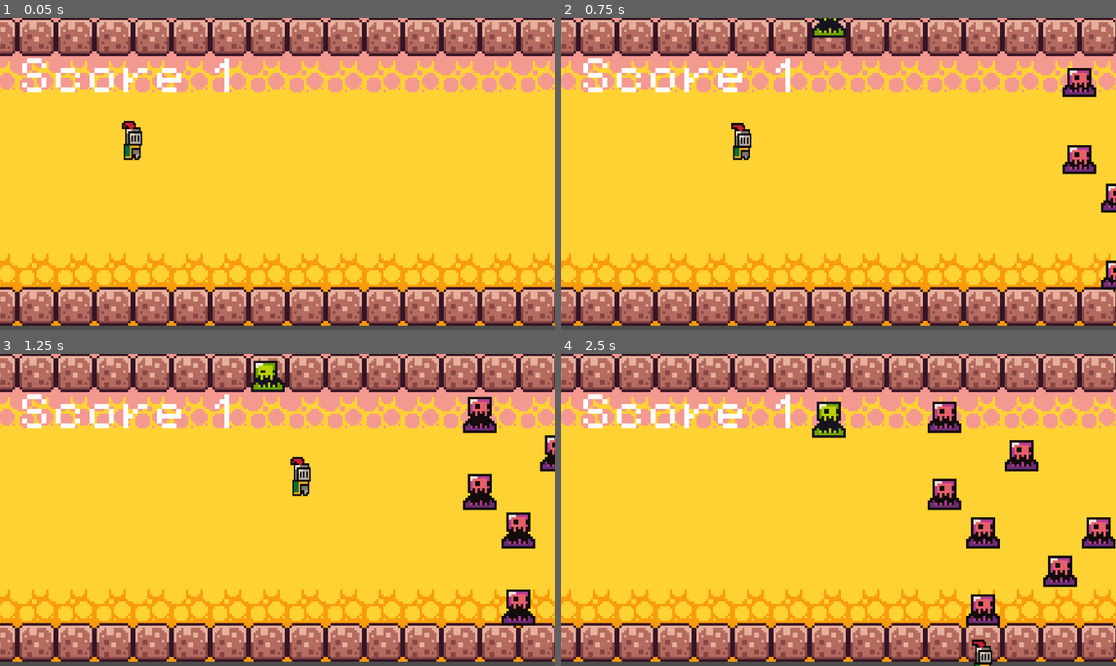
Above: before the commit, frames 1-4 (two rows, left to right).
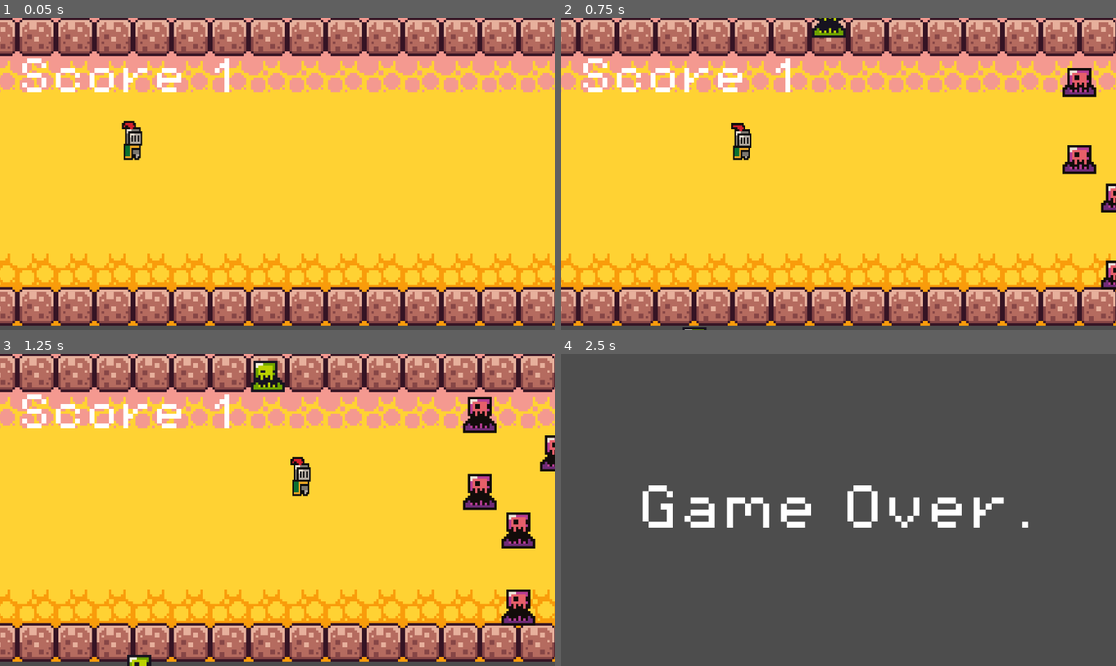
Above: after the commit, the same moments.

Repository: UFOMUM/DTE-project
Game: Godot game, scene res://Game_(Fake).tscn
The game is run twice, just before and just after one commit, with the same random seed, the same clock (stepped at 60 frames per second) and the same inputs.
Inputs:
- Up to frame 1 (0.05 s): no input
- Up to frame 2 (0.75 s): hold Right (ui_right) from 0.53 s (still down)
- Up to frame 3 (1.25 s): keep holding Right (ui_right)
- Up to frame 4 (2.5 s): release Right (ui_right) at 1.28 s; hold Down (ui_down) 1.28-2.03 s; hold Right (ui_right) from 2.03 s (still down)

Frame 1 is identical in both runs. In frame 2, less than 0.1% of the frame differs, in the area x 21-27%, y 99-100%; in frame 3, 0.2%; in frame 4, 99%, in the area x 0-100%, y 0-100%.

Commit message:
Fun Just Fun
3 Enemy

Diff:
--- /dev/null
+++ b/Follow_Enemy_(Fake).gd
@@ -0,0 +1,17 @@
+extends CharacterBody2D
+
+@export var speed: float = 10
+var target_player: Node2D = null
+
+func _physics_process(_delta):
+	# If we don't have the player yet, try to find them
+	if not target_player:
+		var players = get_tree().get_nodes_in_group("player")
+		if players.size() > 0:
+			target_player = players[0]
+
+	# If we found them, move toward them
+	if target_player:
+		var direction = global_position.direction_to(target_player.global_position)
+		velocity = direction * speed
+		move_and_slide()
--- /dev/null
+++ b/Follow_Enemy_(Fake).tscn
@@ -0,0 +1,66 @@
+[gd_scene format=3 uid="uid://dg73lr5535307"]
+
+[ext_resource type="Script" uid="uid://1jmpceo7ujpg" path="res://Follow_Enemy_(Fake).gd" id="1_gxc0l"]
+[ext_resource type="Texture2D" uid="uid://b73g36on5pvp4" path="res://brackeys_platformer_assets/sprites/slime_green.png" id="2_s1kit"]
+[ext_resource type="PackedScene" uid="uid://n4uwefskk8sx" path="res://kill_zone_(Fake).tscn" id="3_s1kit"]
+
+[sub_resource type="AtlasTexture" id="AtlasTexture_37lj4"]
+atlas = ExtResource("2_s1kit")
+region = Rect2(0, 24, 24, 24)
+
+[sub_resource type="AtlasTexture" id="AtlasTexture_y68t2"]
+atlas = ExtResource("2_s1kit")
+region = Rect2(24, 24, 24, 24)
+
+[sub_resource type="AtlasTexture" id="AtlasTexture_fbxrl"]
+atlas = ExtResource("2_s1kit")
+region = Rect2(48, 24, 24, 24)
+
+[sub_resource type="AtlasTexture" id="AtlasTexture_fkros"]
+atlas = ExtResource("2_s1kit")
+region = Rect2(72, 24, 24, 24)
+
+[sub_resource type="SpriteFrames" id="SpriteFrames_6u22d"]
+animations = [{
+"frames": [{
+"duration": 1.0,
+"texture": SubResource("AtlasTexture_37lj4")
+}, {
+"duration": 1.0,
+"texture": SubResource("AtlasTexture_y68t2")
+}, {
+"duration": 1.0,
+"texture": SubResource("AtlasTexture_fbxrl")
+}, {
+"duration": 1.0,
+"texture": SubResource("AtlasTexture_fkros")
+}],
+"loop": true,
+"name": &"default",
+"speed": 10.0
+}]
+
+[sub_resource type="RectangleShape2D" id="RectangleShape2D_7wjl6"]
+size = Vector2(8, 13)
+
+[sub_resource type="RectangleShape2D" id="RectangleShape2D_u6s8k"]
+size = Vector2(10, 15)
+
+[node name="Follow_Enemy_(Fake)" type="CharacterBody2D" unique_id=2005460956]
+collision_layer = 0
+script = ExtResource("1_gxc0l")
+
+[node name="Animation Moving" type="AnimatedSprite2D" parent="." unique_id=1527366613]
+sprite_frames = SubResource("SpriteFrames_6u22d")
+autoplay = "default"
+frame_progress = 0.39972755
+
+[node name="Physics Collision" type="CollisionShape2D" parent="." unique_id=553992677]
+position = Vector2(0, 4.5)
+shape = SubResource("RectangleShape2D_7wjl6")
+
+[node name="Kill Zone (Fake)" parent="." unique_id=43065350 instance=ExtResource("3_s1kit")]
+
+[node name="Kill Collision" type="CollisionShape2D" parent="Kill Zone (Fake)" unique_id=643687608]
+position = Vector2(0, 4.5)
+shape = SubResource("RectangleShape2D_u6s8k")
--- a/Game_(Fake).tscn
+++ b/Game_(Fake).tscn
@@ -1,12 +1,13 @@
 [gd_scene format=3 uid="uid://cti7dm4ldyejs"]
 
-[ext_resource type="Script" uid="uid://dfi7wycb5itna" path="res://game_manger.gd" id="1_10xxw"]
+[ext_resource type="Script" uid="uid://dfi7wycb5itna" path="res://Scripts/game_manger.gd" id="1_10xxw"]
 [ext_resource type="FontFile" uid="uid://b6a1gu2cur82m" path="res://brackeys_platformer_assets/fonts/PixelOperator8.ttf" id="2_3q7lx"]
 [ext_resource type="Texture2D" uid="uid://du4o1h2ogdtvx" path="res://brackeys_platformer_assets/sprites/world_tileset.png" id="3_75uuw"]
 [ext_resource type="PackedScene" uid="uid://bhh0helluuc5l" path="res://player_(points).tscn" id="4_10xxw"]
 [ext_resource type="PackedScene" uid="uid://n4uwefskk8sx" path="res://kill_zone_(Fake).tscn" id="5_10xxw"]
-[ext_resource type="PackedScene" uid="uid://boe4lrti11266" path="res://Enemy_(Fake).tscn" id="6_kg83i"]
-[ext_resource type="PackedScene" uid="uid://ds5tkma1h5avj" path="res://Boom_(Fake).tscn" id="7_pbt08"]
+[ext_resource type="PackedScene" uid="uid://boe4lrti11266" path="res://Enemy_(Fake).tscn" id="6_10xxw"]
+[ext_resource type="PackedScene" uid="uid://ds5tkma1h5avj" path="res://Boom_(Fake).tscn" id="7_3q7lx"]
+[ext_resource type="PackedScene" uid="uid://dg73lr5535307" path="res://Follow_Enemy_(Fake).tscn" id="8_3q7lx"]
 
 [sub_resource type="TileSetAtlasSource" id="TileSetAtlasSource_u44n3"]
 texture = ExtResource("3_75uuw")
@@ -169,6 +170,10 @@
 [sub_resource type="WorldBoundaryShape2D" id="WorldBoundaryShape2D_sb48q"]
 normal = Vector2(1, 0)
 
+[sub_resource type="WorldBoundaryShape2D" id="WorldBoundaryShape2D_10xxw"]
+normal = Vector2(-1, 0)
+distance = -1.9073484e-06
+
 [sub_resource type="Animation" id="Animation_sb48q"]
 resource_name = "Move 6"
 length = 10.0
@@ -511,60 +516,71 @@
 position = Vector2(-64.00001, 31.999998)
 shape = SubResource("WorldBoundaryShape2D_sb48q")
 
+[node name="Kill Zone (Fake)2" parent="." unique_id=1343871244 instance=ExtResource("5_10xxw")]
+position = Vector2(-1.9073486e-06, -1.9073486e-06)
+scale = Vector2(1, 1.0000001)
+
+[node name="CollisionShape2D" type="CollisionShape2D" parent="Kill Zone (Fake)2" unique_id=1857505345]
+position = Vector2(176, 31.999998)
+shape = SubResource("WorldBoundaryShape2D_10xxw")
+
 [node name="Enemys" type="Node" parent="." unique_id=716164634]
 
-[node name="Enemy" parent="Enemys" unique_id=113761565 instance=ExtResource("6_kg83i")]
+[node name="Enemy" parent="Enemys" unique_id=113761565 instance=ExtResource("6_10xxw")]
 position = Vector2(184, -16)
 
 [node name="AnimationPlayer" type="AnimationPlayer" parent="Enemys/Enemy" unique_id=1570959499]
 libraries/ = SubResource("AnimationLibrary_r0x5m")
 autoplay = &"Move 6"
 
-[node name="Enemy2" parent="Enemys" unique_id=1090441941 instance=ExtResource("6_kg83i")]
+[node name="Enemy2" parent="Enemys" unique_id=1090441941 instance=ExtResource("6_10xxw")]
 position = Vector2(216, 0)
 
 [node name="AnimationPlayer" type="AnimationPlayer" parent="Enemys/Enemy2" unique_id=504508401]
 libraries/ = SubResource("AnimationLibrary_2vekm")
 autoplay = &"Move 5"
 
-[node name="Enemy3" parent="Enemys" unique_id=1270671176 instance=ExtResource("6_kg83i")]
+[node name="Enemy3" parent="Enemys" unique_id=1270671176 instance=ExtResource("6_10xxw")]
 position = Vector2(184, 16)
 
 [node name="AnimationPlayer" type="AnimationPlayer" parent="Enemys/Enemy3" unique_id=1547792353]
 libraries/ = SubResource("AnimationLibrary_gwjdr")
 autoplay = &"Move 4"
 
-[node name="Enemy4" parent="Enemys" unique_id=1401585196 instance=ExtResource("6_kg83i")]
+[node name="Enemy4" parent="Enemys" unique_id=1401585196 instance=ExtResource("6_10xxw")]
 position = Vector2(248, 32)
 
 [node name="AnimationPlayer" type="AnimationPlayer" parent="Enemys/Enemy4" unique_id=1363965404]
 libraries/ = SubResource("AnimationLibrary_qjyg3")
 autoplay = &"Move 3"
 
-[node name="Enemy7" parent="Enemys" unique_id=1417289445 instance=ExtResource("6_kg83i")]
+[node name="Enemy7" parent="Enemys" unique_id=1417289445 instance=ExtResource("6_10xxw")]
 position = Vector2(200, 32)
 
 [node name="AnimationPlayer" type="AnimationPlayer" parent="Enemys/Enemy7" unique_id=1925463382]
 libraries/ = SubResource("AnimationLibrary_yx171")
 autoplay = &"Move 7"
 
-[node name="Enemy5" parent="Enemys" unique_id=1023477841 instance=ExtResource("6_kg83i")]
+[node name="Enemy5" parent="Enemys" unique_id=1023477841 instance=ExtResource("6_10xxw")]
 position = Vector2(232, 48)
 
 [node name="AnimationPlayer" type="AnimationPlayer" parent="Enemys/Enemy5" unique_id=1596909963]
 libraries/ = SubResource("AnimationLibrary_wuoie")
 autoplay = &"Move 2"
 
-[node name="Enemy6" parent="Enemys" unique_id=1174978248 instance=ExtResource("6_kg83i")]
+[node name="Enemy6" parent="Enemys" unique_id=1174978248 instance=ExtResource("6_10xxw")]
 position = Vector2(200, 64)
 
 [node name="AnimationPlayer" type="AnimationPlayer" parent="Enemys/Enemy6" unique_id=1355417281]
 libraries/ = SubResource("AnimationLibrary_hmewc")
 autoplay = &"Move 1"
 
-[node name="Boom" parent="Enemys" unique_id=181842211 instance=ExtResource("7_pbt08")]
+[node name="Boom" parent="Enemys" unique_id=181842211 instance=ExtResource("7_3q7lx")]
 position = Vector2(56, -64)
 
 [node name="AnimationPlayer2" type="AnimationPlayer" parent="Enemys/Boom" unique_id=1798487429]
 libraries/ = SubResource("AnimationLibrary_elkpi")
 autoplay = &"move 11"
+
+[node name="Follow_Enemy" parent="." unique_id=2005460956 instance=ExtResource("8_3q7lx")]
+position = Vector2(0, 88)
--- a/Game_(Real).tscn
+++ b/Game_(Real).tscn
@@ -167,6 +167,9 @@
 [sub_resource type="WorldBoundaryShape2D" id="WorldBoundaryShape2D_5d3kt"]
 normal = Vector2(1, 0)
 
+[sub_resource type="WorldBoundaryShape2D" id="WorldBoundaryShape2D_fku75"]
+normal = Vector2(-1, 0)
+
 [sub_resource type="Animation" id="Animation_xlfqx"]
 resource_name = "Move 6"
 length = 2.5
@@ -571,30 +574,36 @@
 position = Vector2(-64, 32)
 shape = SubResource("WorldBoundaryShape2D_5d3kt")
 
+[node name="Kill Zone (Real)2" parent="." unique_id=821732737 instance=ExtResource("3_wux8i")]
+
+[node name="CollisionShape2D" type="CollisionShape2D" parent="Kill Zone (Real)2" unique_id=1528452608]
+position = Vector2(176, 32)
+shape = SubResource("WorldBoundaryShape2D_fku75")
+
 [node name="Enemys" type="Node" parent="." unique_id=583560352]
 
-[node name="Enemy" parent="Enemys" unique_id=113761565 instance=ExtResource("4_egh3n")]
+[node name="Enemy" parent="Enemys" unique_id=113761565 instance=ExtResource("4_fku75")]
 position = Vector2(200, 64)
 
 [node name="AnimationPlayer" type="AnimationPlayer" parent="Enemys/Enemy" unique_id=932927543]
 libraries/ = SubResource("AnimationLibrary_qyt3m")
 autoplay = &"Move 6"
 
-[node name="Enemy2" parent="Enemys" unique_id=1569325241 instance=ExtResource("4_egh3n")]
+[node name="Enemy2" parent="Enemys" unique_id=1569325241 instance=ExtResource("4_fku75")]
 position = Vector2(184, -16)
 
 [node name="AnimationPlayer" type="AnimationPlayer" parent="Enemys/Enemy2" unique_id=1653500400]
 libraries/ = SubResource("AnimationLibrary_jerom")
 autoplay = &"Move 1"
 
-[node name="Enemy3" parent="Enemys" unique_id=1808921364 instance=ExtResource("4_egh3n")]
+[node name="Enemy3" parent="Enemys" unique_id=1808921364 instance=ExtResource("4_fku75")]
 position = Vector2(216, 0)
 
 [node name="AnimationPlayer" type="AnimationPlayer" parent="Enemys/Enemy3" unique_id=1495002233]
 libraries/ = SubResource("AnimationLibrary_l3vb5")
 autoplay = &"Move 2"
 
-[node name="Enemy4" parent="Enemys" unique_id=949554918 instance=ExtResource("4_egh3n")]
+[node name="Enemy4" parent="Enemys" unique_id=949554918 instance=ExtResource("4_fku75")]
 position = Vector2(232, 48)
 
 [node name="AnimationPlayer" type="AnimationPlayer" parent="Enemys/Enemy4" unique_id=308557149]
--- a/Game_Over_(Fake).tscn
+++ b/Game_Over_(Fake).tscn
@@ -1,7 +1,7 @@
 [gd_scene format=3 uid="uid://c0uwc3ajgpsc2"]
 
 [ext_resource type="FontFile" uid="uid://b6a1gu2cur82m" path="res://brackeys_platformer_assets/fonts/PixelOperator8.ttf" id="1_o8od6"]
-[ext_resource type="Script" uid="uid://bvre50wrh0w8" path="res://Text_Fake_Death.gd" id="2_rn48p"]
+[ext_resource type="Script" uid="uid://bvre50wrh0w8" path="res://Scripts/Text_Fake_Death.gd" id="2_rn48p"]
 
 [sub_resource type="Animation" id="Animation_fb13l"]
 resource_name = "Game On"
--- a/Player_(No_Points).tscn
+++ b/Player_(No_Points).tscn
@@ -1,6 +1,6 @@
 [gd_scene format=3 uid="uid://bq6sl6xnaqdy7"]
 
-[ext_resource type="Script" uid="uid://bo15wi0waapyw" path="res://Player_(No_Points).gd" id="1_au3y3"]
+[ext_resource type="Script" uid="uid://bo15wi0waapyw" path="res://Scripts/Player_(No_Points).gd" id="1_au3y3"]
 [ext_resource type="Texture2D" uid="uid://dofqrixex0v3f" path="res://brackeys_platformer_assets/sprites/knight.png" id="2_fso2f"]
 
 [sub_resource type="AtlasTexture" id="AtlasTexture_ehw7d"]
--- a/Kill_Zone_(Fake).gd
+++ b/Scripts/Kill_Zone_(Fake).gd
@@ -9,4 +9,4 @@
 
 
 func _on_timer_timeout():
-	get_tree().change_scene_to_file("res://Game_(Fake).tscn")
+	get_tree().change_scene_to_file("res://Game_Over_(Fake).tscn")
--- a/Player_(Points).gd
+++ b/Scripts/Player_(No_Points).gd
@@ -1,12 +1,9 @@
 extends CharacterBody2D
 
 @export var speed: float = 100.0
-@onready var game_manger: Node = %GameManger
 
-func _on_area_2d_body_entered(body):
-	game_manger.add_point()
-func _on_area_2d_2_body_entered(body):
-	game_manger.add_point()
+func _ready():
+	add_to_group("player")
 
 func _physics_process(_delta: float) -> void:
 	# 1. Get the input direction using the built-in Vector2 helper
--- a/Player_(No_Points).gd
+++ b/Scripts/Player_(Points).gd
@@ -1,7 +1,15 @@
 extends CharacterBody2D
 
 @export var speed: float = 100.0
+@onready var game_manger: Node = %GameManger
 
+func _ready():
+	add_to_group("player")
+
+func _on_area_2d_body_entered(body):
+	game_manger.add_point()
+func _on_area_2d_2_body_entered(body):
+	game_manger.add_point()
 
 func _physics_process(_delta: float) -> void:
 	# 1. Get the input direction using the built-in Vector2 helper
--- a/Text_Fake_Death.gd
+++ b/Scripts/Text_Fake_Death.gd
@@ -8,4 +8,4 @@
 
 
 func _on_area_2d_mouse_shape_exited(shape_idx: int) -> void:
-	get_tree().change_scene_to_file("res://Game_Over_(Real).tscn")
+	get_tree().change_scene_to_file("res://Game_(Real).tscn")
--- a/kill_zone_(Fake).tscn
+++ b/kill_zone_(Fake).tscn
@@ -1,6 +1,6 @@
 [gd_scene format=3 uid="uid://n4uwefskk8sx"]
 
-[ext_resource type="Script" uid="uid://ctuhkcwrpfidg" path="res://Kill_Zone_(Fake).gd" id="1_m7f75"]
+[ext_resource type="Script" uid="uid://ctuhkcwrpfidg" path="res://Scripts/Kill_Zone_(Fake).gd" id="1_m7f75"]
 
 [node name="Kill Zone (Fake)" type="Area2D" unique_id=43065350]
 collision_layer = 0
--- a/kill_zone_(Real).tscn
+++ b/kill_zone_(Real).tscn
@@ -1,6 +1,6 @@
 [gd_scene format=3 uid="uid://dgqwrawy4maq7"]
 
-[ext_resource type="Script" uid="uid://dl3blp7foq4at" path="res://Kill_Zone_(Real).gd" id="1_pplfu"]
+[ext_resource type="Script" uid="uid://dl3blp7foq4at" path="res://Scripts/Kill_Zone_(Real).gd" id="1_pplfu"]
 
 [node name="Kill Zone (Real)" type="Area2D" unique_id=43065350]
 collision_layer = 0
--- a/player_(points).tscn
+++ b/player_(points).tscn
@@ -1,6 +1,6 @@
 [gd_scene format=3 uid="uid://bhh0helluuc5l"]
 
-[ext_resource type="Script" uid="uid://7p1av0w6x5xo" path="res://Player_(Points).gd" id="1_uck3w"]
+[ext_resource type="Script" uid="uid://7p1av0w6x5xo" path="res://Scripts/Player_(Points).gd" id="1_uck3w"]
 [ext_resource type="Texture2D" uid="uid://dofqrixex0v3f" path="res://brackeys_platformer_assets/sprites/knight.png" id="2_hkiw0"]
 
 [sub_resource type="AtlasTexture" id="AtlasTexture_e80uo"]
@@ -50,7 +50,7 @@
 
 [node name="Player (Points)" type="CharacterBody2D" unique_id=1246910048]
 scale = Vector2(0.64853716, 0.85586065)
-collision_layer = 3
+collision_mask = 3
 script = ExtResource("1_uck3w")
 
 [node name="Animation Runing" type="AnimatedSprite2D" parent="." unique_id=1771853932]
Not shown, added: Follow_Enemy_(Fake).gd.uid
Not shown: 4 places in Game_(Real).tscn that only renumber resources
Renamed: Enemy_Kill_Collision.gd -> Scripts/Enemy_Kill_Collision.gd
Renamed: Enemy_Kill_Collision.gd.uid -> Scripts/Enemy_Kill_Collision.gd.uid
Renamed: Kill_Zone_(Fake).gd.uid -> Scripts/Kill_Zone_(Fake).gd.uid
Renamed: Kill_Zone_(Real).gd -> Scripts/Kill_Zone_(Real).gd
Renamed: Kill_Zone_(Real).gd.uid -> Scripts/Kill_Zone_(Real).gd.uid
Renamed: Player_(No_Points).gd.uid -> Scripts/Player_(No_Points).gd.uid
Renamed: Player_(Points).gd.uid -> Scripts/Player_(Points).gd.uid
Renamed: Text_Fake_Death.gd.uid -> Scripts/Text_Fake_Death.gd.uid
Renamed: game_manger.gd -> Scripts/game_manger.gd
Renamed: game_manger.gd.uid -> Scripts/game_manger.gd.uid
